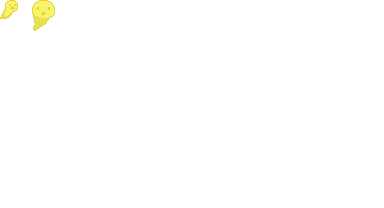
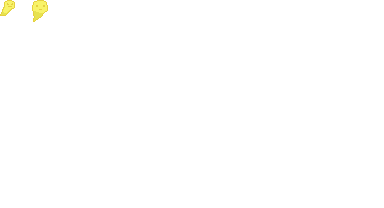
Layers edited between the first and the second 384x208 image:
painted on "Livello 2" over [2, 0, 55, 31]
painted on "Livello 1" over [0, 0, 18, 19]
